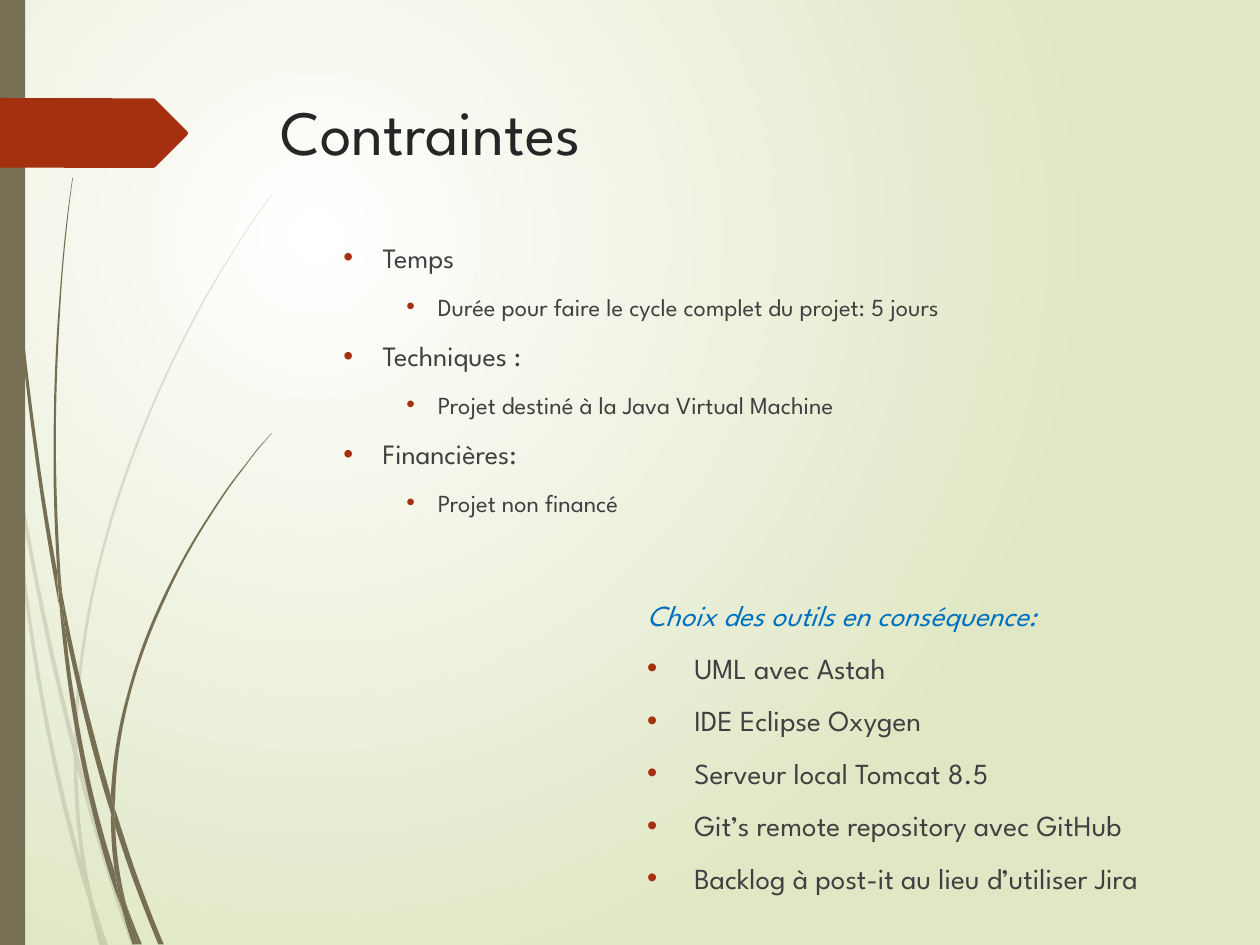
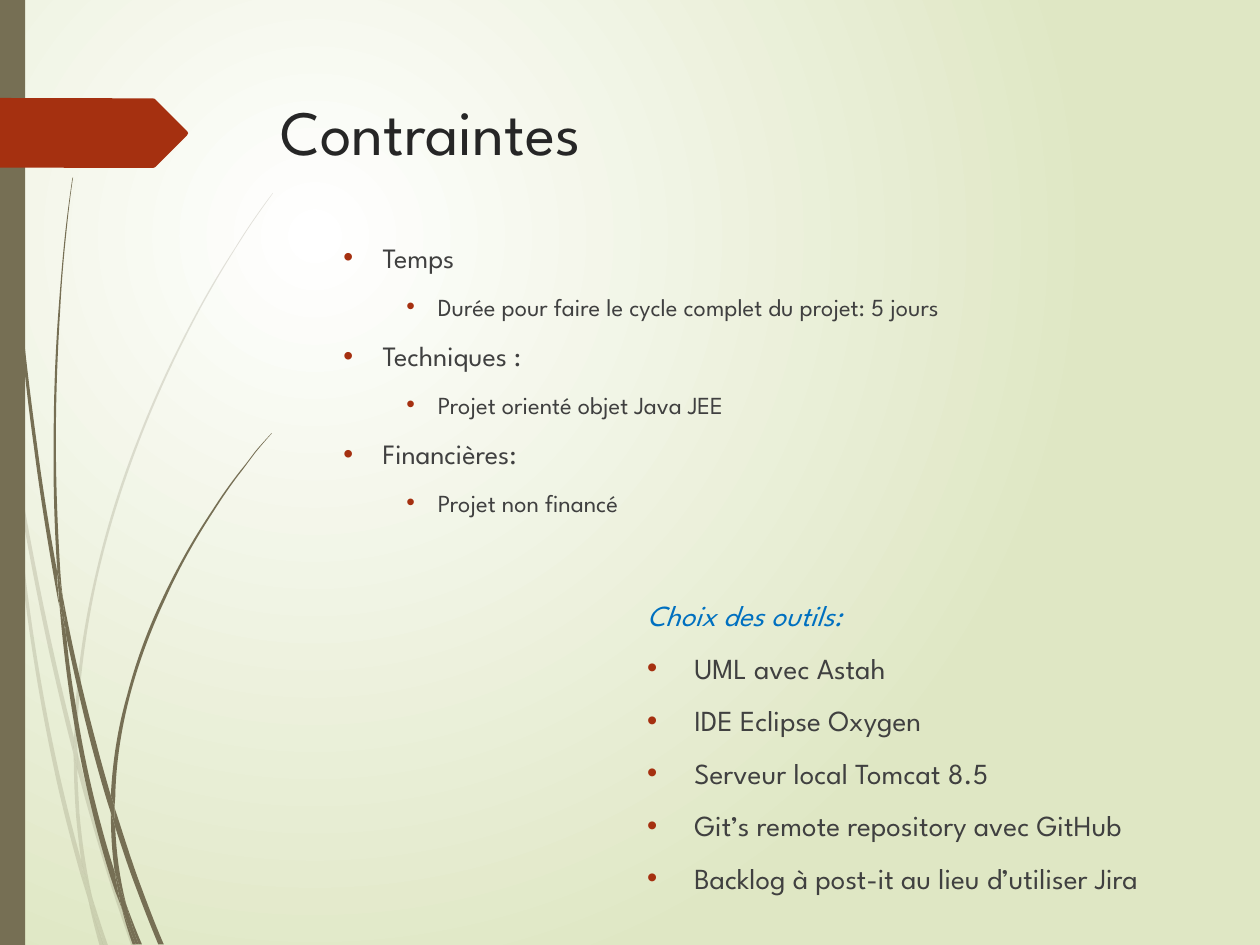
Before and after one commit to LudoRoot/WeBet_JBL, a slide deck: slide 7 of Présentation/Présentation WeBet_JBL.pptx. Drawn at 1260x945 pixels with LibreOffice and Linux fonts; fonts in the diff are those of the drawing. Boxes give left, top, right and bottom in pixels: in the first picture for what was removed or moved away, otherwise in the second. Text is boxed around its words. In the diff, an @@ line names an element or a change of style, - is before the commit and + after.

```diff
--- a/Présentation/Présentation WeBet_JBL.pptx
+++ b/Présentation/Présentation WeBet_JBL.pptx
@@ text at box(438, 397, 723, 420): text changed @@
-    • Projet destiné à la Java Virtual Machine
+    • Projet orienté objet Java JEE
@@ text at box(647, 606, 842, 627): text changed @@
-Choix des outils en conséquence:
+Choix des outils:
```
Also in this commit, not shown: 10 other slides changed, 4 slides added, 1 slide removed, 5 other files.
